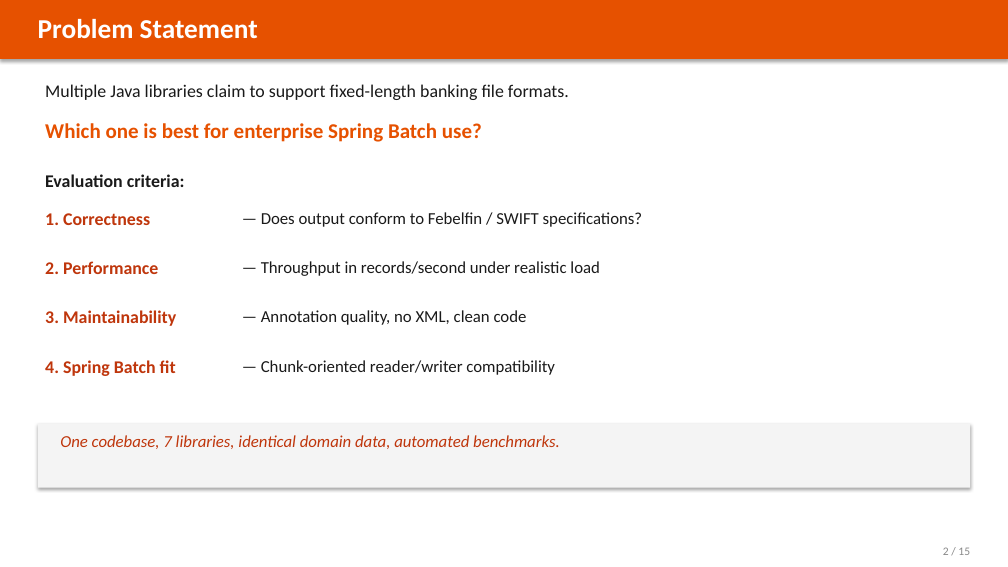
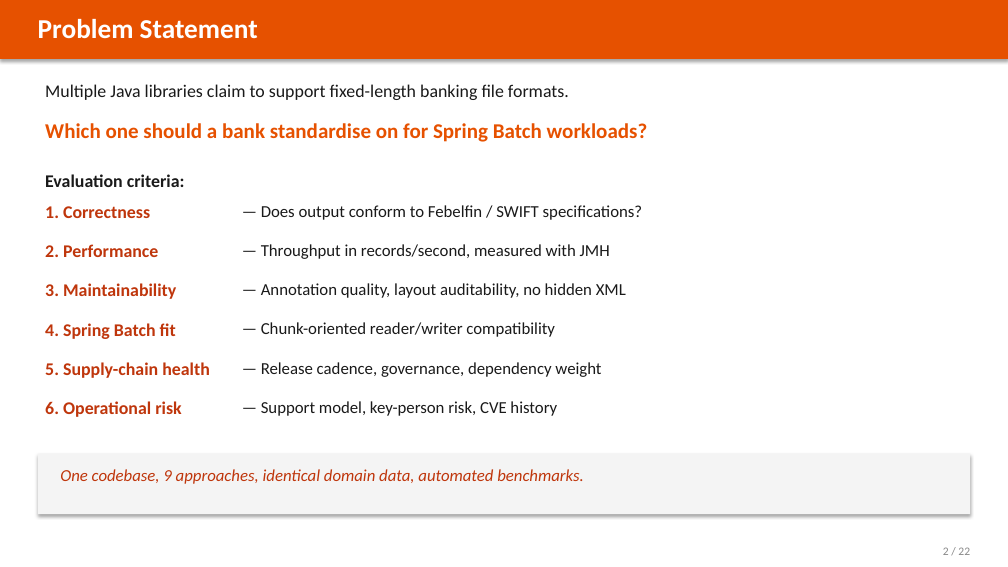
Before and after one commit to wallaceespindola/fixed-length-converters, a slide deck: slide 2 of docs/slides/banking-parser-platform.pptx. Drawn at 1008x567 pixels with LibreOffice and Linux fonts; fonts in the diff are those of the drawing. Boxes give left, top, right and bottom in pixels: in the first picture for what was removed or moved away, otherwise in the second. Text is boxed around its words. In the diff, an @@ line names an element or a change of style, - is before the commit and + after.

Commit message:
docs: ground the formatter comparison in verified data
The comparison tables rated libraries on adjectives alone — no versions, no
release dates, no maintenance signal, and nothing a bank could use to judge
operational risk.

Replace them with facts gathered on 2026-07-27 from Maven Central metadata,
the GitHub REST API and deps.dev: pinned vs latest version, release dates,
repository activity, stars, governance model, dependent packages, license,
jar size and transitive cost (camel-bindy drags in icu4j at 14 MB), plus the
CVE-2020-13936 caveat for Velocity templates. Maven Central publishes no
download counts, so dependents and release cadence stand in for adoption and
the docs say so rather than quoting an invented number.

Add measured throughput for all nine approaches: a 36-benchmark JMH run and
end-to-end batch-pipeline records/second. fixedformat4j leads CODA; the two
annotation-derived Spring Batch hybrids match native Spring Batch, confirming
the reflection cost is construction-time only.

Deck grows from 15 to 22 slides (annotation-derived layouts, library health,
adoption, supply chain, bank suitability, both performance views). README and
CLAUDE.md updated; PPTX regenerated from tools/python/generate_pptx.py.

```diff
--- a/docs/slides/banking-parser-platform.pptx
+++ b/docs/slides/banking-parser-platform.pptx
@@ text at (x1=45, y1=123, x2=648, y2=142): text changed @@
-Which one is best for enterprise Spring Batch use?
+Which one should a bank standardise on for Spring Batch workloads?
@@ text "1. Correctness" moved from (x1=45, y1=213, x2=150, y2=225) to (x1=45, y1=206, x2=150, y2=218) @@
@@ text "— Does output conform to ..." moved from (x1=261, y1=212, x2=643, y2=227) to (x1=261, y1=205, x2=643, y2=220) @@
@@ text "2. Performance" moved from (x1=45, y1=261, x2=158, y2=274) to (x1=45, y1=244, x2=158, y2=257) @@
@@ text at (x1=261, y1=244, x2=610, y2=259): text changed @@
-— Throughput in records/second under realistic load
+— Throughput in records/second, measured with JMH
@@ text "3. Maintainability" moved from (x1=45, y1=310, x2=176, y2=326) to (x1=45, y1=283, x2=176, y2=299) @@
@@ text at (x1=261, y1=283, x2=626, y2=298): text changed @@
-— Annotation quality, no XML, clean code
+— Annotation quality, layout auditability, no hidden XML
@@ text "4. Spring Batch fit" moved from (x1=45, y1=360, x2=176, y2=376) to (x1=45, y1=323, x2=176, y2=339) @@
@@ text "— Chunk-oriented reader/writer compatibility" moved from (x1=261, y1=360, x2=555, y2=375) to (x1=261, y1=322, x2=555, y2=337) @@
@@ text added at (x1=45, y1=362, x2=210, y2=378), 17 pt, text #BF360C, bold @@
+5. Supply-chain health
@@ text added at (x1=261, y1=362, x2=601, y2=377), 16 pt, text #1A1A1A @@
+— Release cadence, governance, dependency weight
@@ text added at (x1=45, y1=401, x2=181, y2=417), 17 pt, text #BF360C, bold @@
+6. Operational risk
@@ text added at (x1=261, y1=401, x2=557, y2=416), 16 pt, text #1A1A1A @@
+— Support model, key-person risk, CVE history
@@ rectangle resized from (x1=38, y1=423, x2=970, y2=488) to (x1=38, y1=454, x2=970, y2=514) @@
@@ text at (x1=60, y1=469, x2=584, y2=484): text changed @@
-One codebase, 7 libraries, identical domain data, automated benchmarks.
+One codebase, 9 approaches, identical domain data, automated benchmarks.
@@ text at (x1=943, y1=547, x2=970, y2=555): text changed @@
-2 / 15
+2 / 22
```
Also in this commit, not shown: 13 other slides changed, 8 slides added, 1 slide removed, 7 other files.
